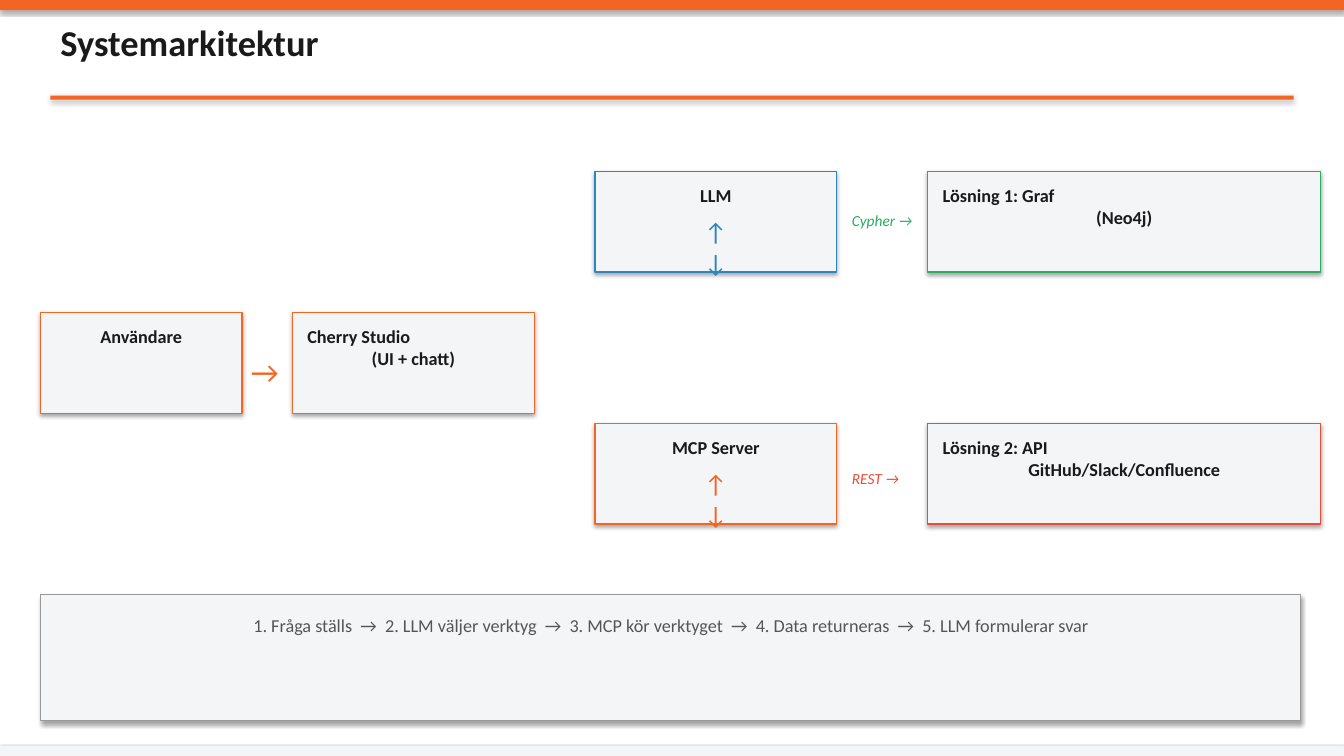
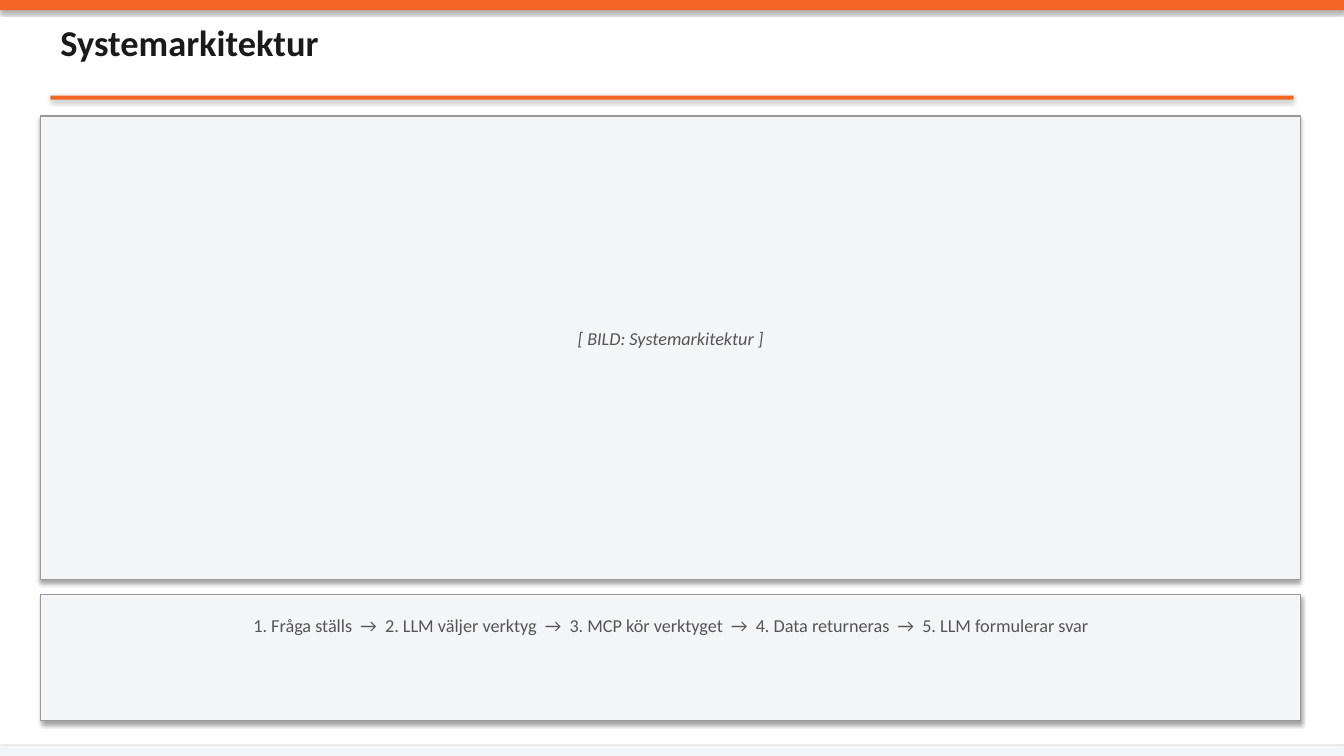
Before and after one commit to isak29/isak-bachelor-thesis, a slide deck: slide 8 of presentation/thesis_presentation_1.pptx (slide 7 before the commit). Drawn at 1344x756 pixels with LibreOffice and Linux fonts; fonts in the diff are those of the drawing. Boxes give left, top, right and bottom in pixels: in the first picture for what was removed or moved away, otherwise in the second. Text is boxed around its words. In the diff, an @@ line names an element or a change of style, - is before the commit and + after.

```diff
--- a/presentation/thesis_presentation_1.pptx
+++ b/presentation/thesis_presentation_1.pptx
@@ rectangle added at box(40, 116, 1301, 580), fill #F4F5F7, outline #999999 1 pt @@
@@ rectangle removed at box(595, 171, 837, 272) @@
@@ rectangle removed at box(928, 171, 1321, 272) @@
@@ text removed at box(700, 190, 731, 202) @@
-LLM
@@ text removed at box(943, 189, 1152, 227) @@
-Lösning 1: Graf
-(Neo4j)
@@ text removed at box(691, 212, 741, 262) @@
-↑↓
@@ text removed at box(852, 215, 895, 229) @@
-Cypher →
@@ rectangle removed at box(40, 313, 242, 413) @@
@@ rectangle removed at box(292, 313, 534, 413) @@
@@ text removed at box(100, 330, 182, 343) @@
-Användare
@@ text removed at box(232, 348, 297, 398) @@
-→
@@ text removed at box(307, 330, 455, 368) @@
-Cherry Studio
-(UI + chatt)
@@ text added at box(587, 332, 753, 348), 13 pt, text #555555, italic @@
+[ BILD: Systemarkitektur ]
@@ rectangle removed at box(595, 423, 837, 524) @@
@@ text removed at box(672, 442, 759, 454) @@
-MCP Server
@@ rectangle removed at box(928, 423, 1321, 524) @@
@@ text removed at box(943, 441, 1220, 477) @@
-Lösning 2: API
-GitHub/Slack/Confluence
@@ text removed at box(691, 464, 741, 514) @@
-↑↓
@@ text removed at box(852, 474, 882, 484) @@
-REST →
```
Also in this commit, not shown: 1 other slide changed, 2 slides added, 1 slide removed, 3 other files.
